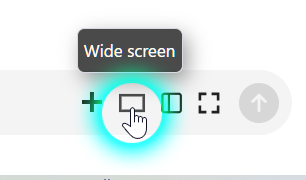
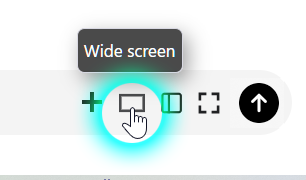
Comparing the layer stacks of the two 306 × 180 images. Changes:
painted on "en" (2nd of 2, in "Lightmode") over (x1=230, y1=78, x2=284, y2=128)
